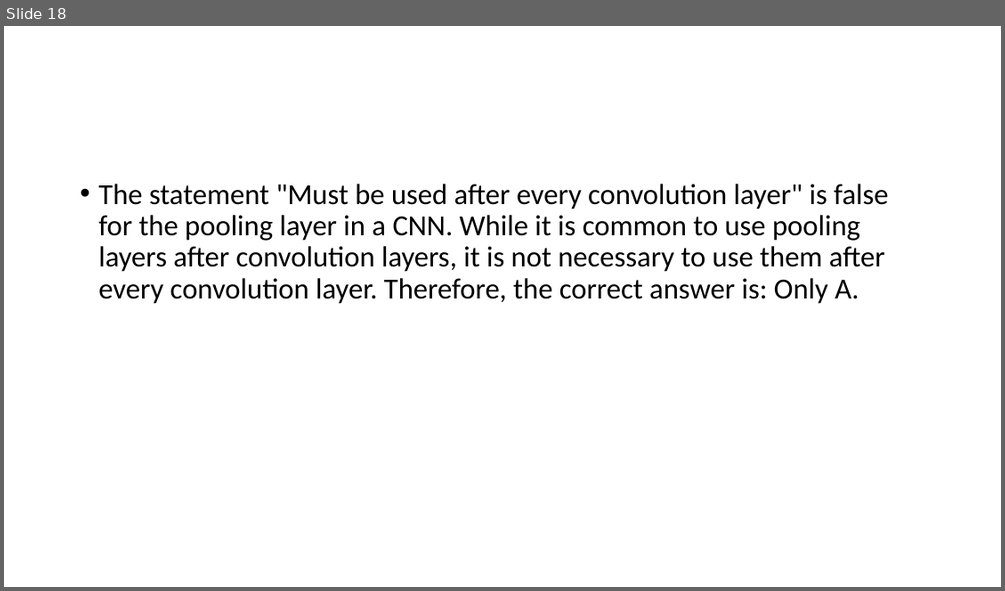
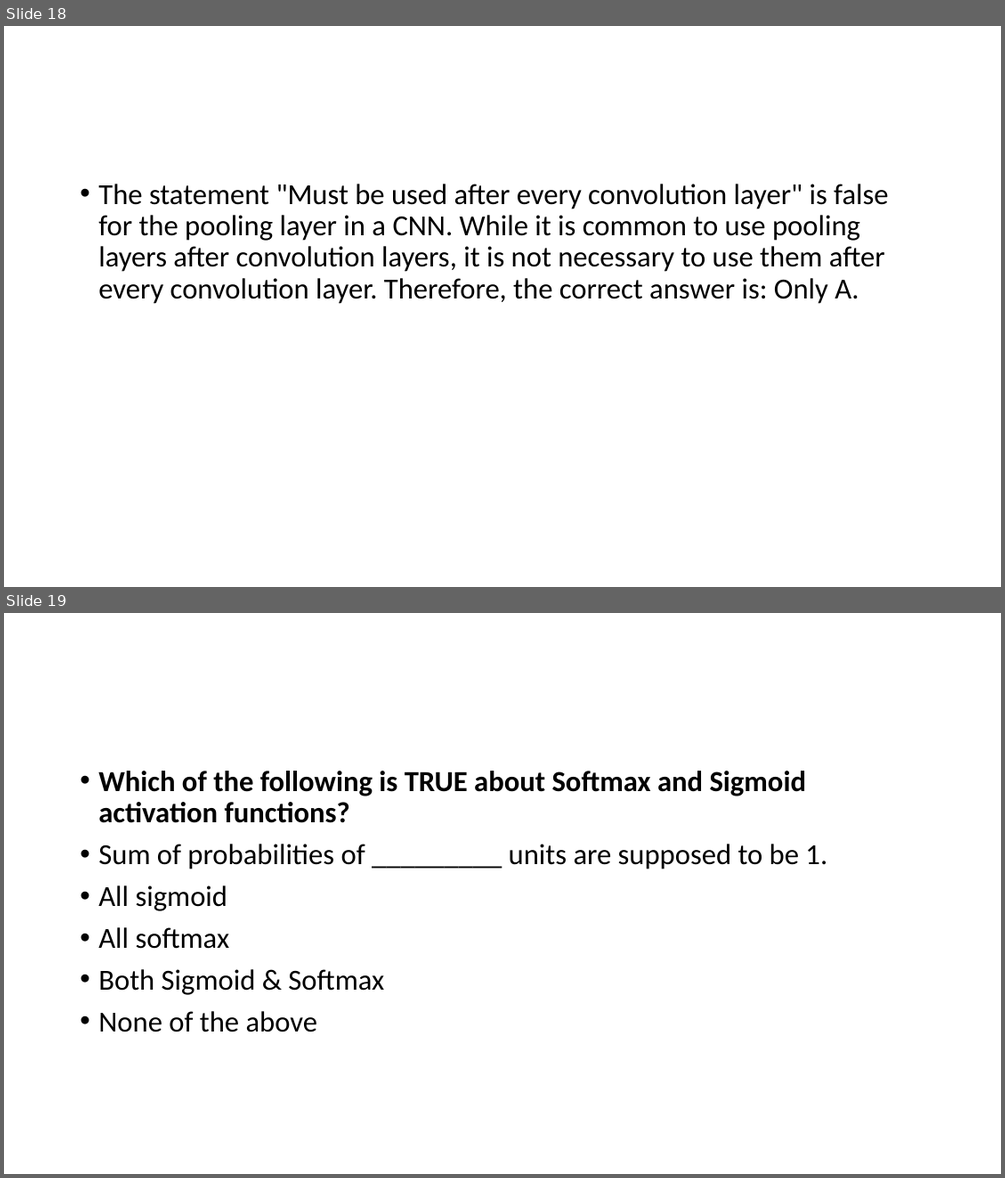
Before and after one commit to Saira55/Machine-Learning-Multiple-Choice-Questions, a slide deck: Machine Learning Quiz Question.pptx. Shown one above the other, each under a label of ours: slide 18 before the commit, slides 18 and 19 after it. The pictures are 1005x591 and 1005x1178 pixels, drawn with LibreOffice and Linux fonts; fonts in the diff are those of the drawing. Boxes give left, top, right and bottom in pixels: in the first picture for what was removed or moved away, otherwise in the second. Text is boxed around its words. In the diff, an @@ line names an element or a change of style, - is before the commit and + after.

```diff
--- a/Machine Learning Quiz Question.pptx
+++ b/Machine Learning Quiz Question.pptx
@@ slide 19 added at box(4, 613, 1001, 1174), background #FFFFFF @@
@@ text added at box(98, 771, 827, 1032), 28 pt, text #000000 @@
+• Which of the following is TRUE about Softmax and Sigmoid activation functions?
+• Sum of probabilities of _________ units are supposed to be 1.
+• All sigmoid
+• All softmax
+• Both Sigmoid & Softmax
+• None of the above
```
Also in this commit, not shown: 1 other slide added.
